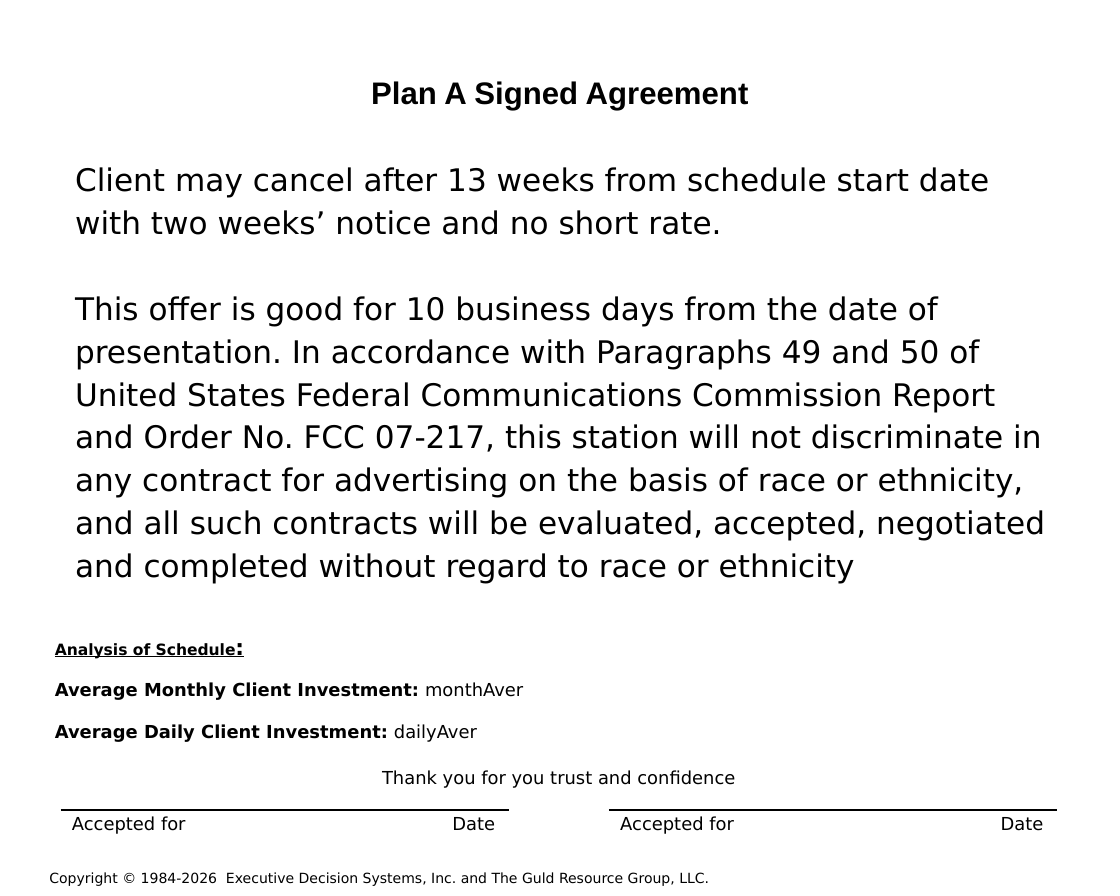
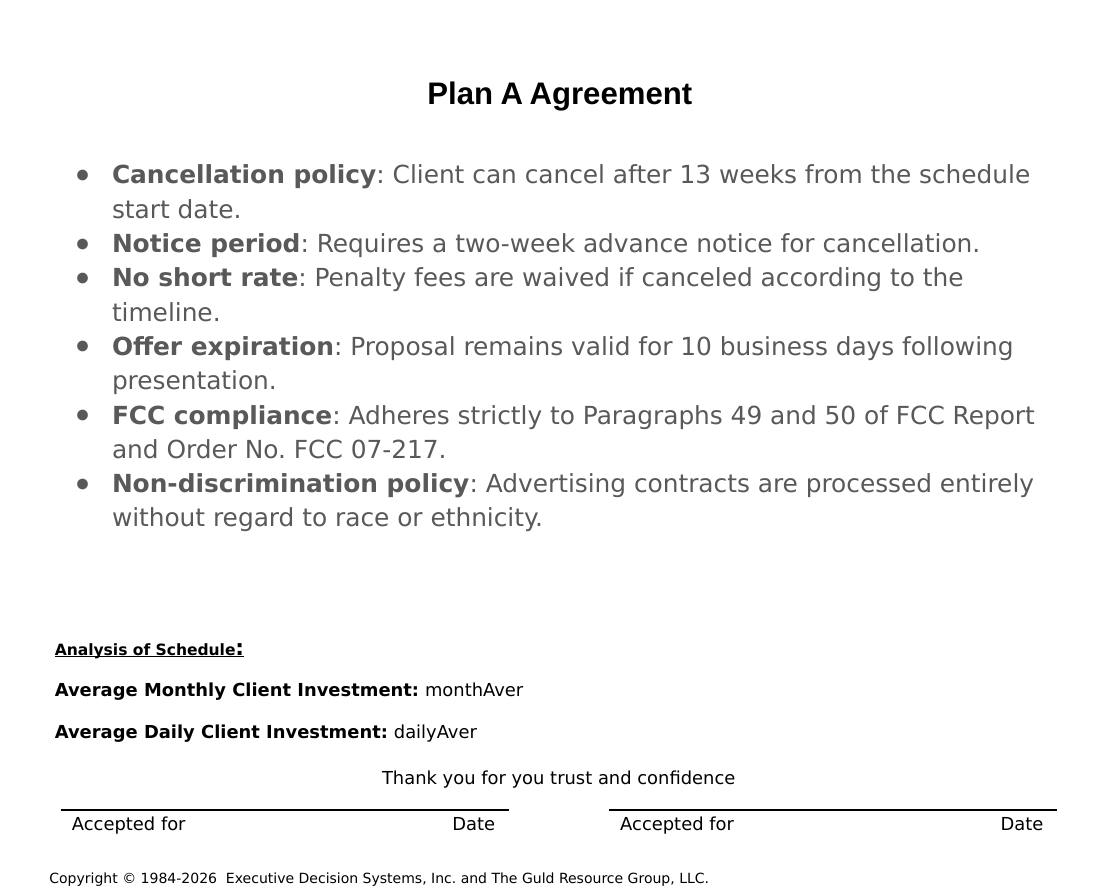
Before and after one commit to hintonandrew510/wizardfrontend, a slide deck: slide 35 of mavenprojectSCR/src/main/resources/powerpointtemplate/tvTemplate.pptx. Drawn at 1120x896 pixels with LibreOffice and Linux fonts; fonts in the diff are those of the drawing; background and template pictures are left out. Boxes give left, top, right and bottom in pixels: in the first picture for what was removed or moved away, otherwise in the second. Text is boxed around its words. In the diff, an @@ line names an element or a change of style, - is before the commit and + after.

```diff
--- a/mavenprojectSCR/src/main/resources/powerpointtemplate/tvTemplate.pptx
+++ b/mavenprojectSCR/src/main/resources/powerpointtemplate/tvTemplate.pptx
@@ title at [427,81,693,110]: text changed @@
-Plan A Signed Agreement
+Plan A Agreement
@@ text at [112,164,1035,531]: text changed; size 20 to 16 pt; text colour #000000 to #595959 @@
-Client may cancel after 13 weeks from schedule start date with two weeks’ notice and no short rate.
-This offer is good for 10 business days from the date of presentation. In accordance with Paragraphs 49 and 50 of United States Federal Communications Commission Report and Order No. FCC 07-217, this station will not discriminate in any contract for advertising on the basis of race or ethnicity, and all such contracts will be evaluated, accepted, negotiated and completed without regard to race or ethnicity
+● Cancellation policy: Client can cancel after 13 weeks from the schedule start date.
+● Notice period: Requires a two-week advance notice for cancellation.
+● No short rate: Penalty fees are waived if canceled according to the timeline.
+● Offer expiration: Proposal remains valid for 10 business days following presentation.
+● FCC compliance: Adheres strictly to Paragraphs 49 and 50 of FCC Report and Order No. FCC 07-217.
+● Non-discrimination policy: Advertising contracts are processed entirely without regard to race or ethnicity.
```
Also in this commit, not shown: 2 other slides changed, 4 other files.
